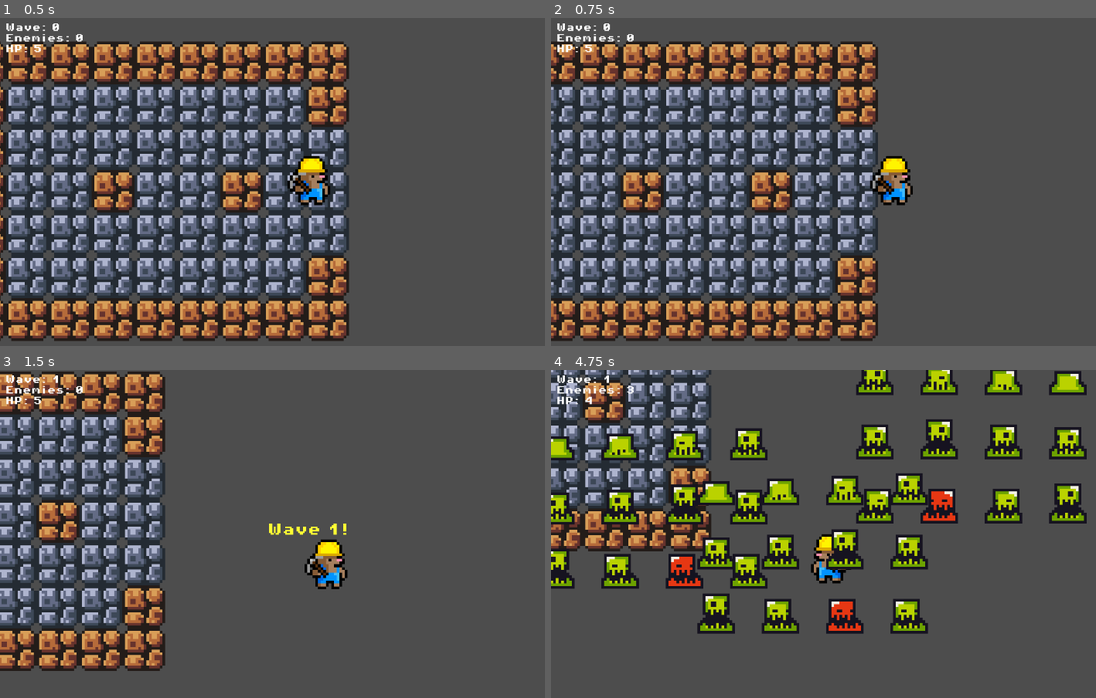
Above: before the commit, frames 1-4 (two rows, left to right).
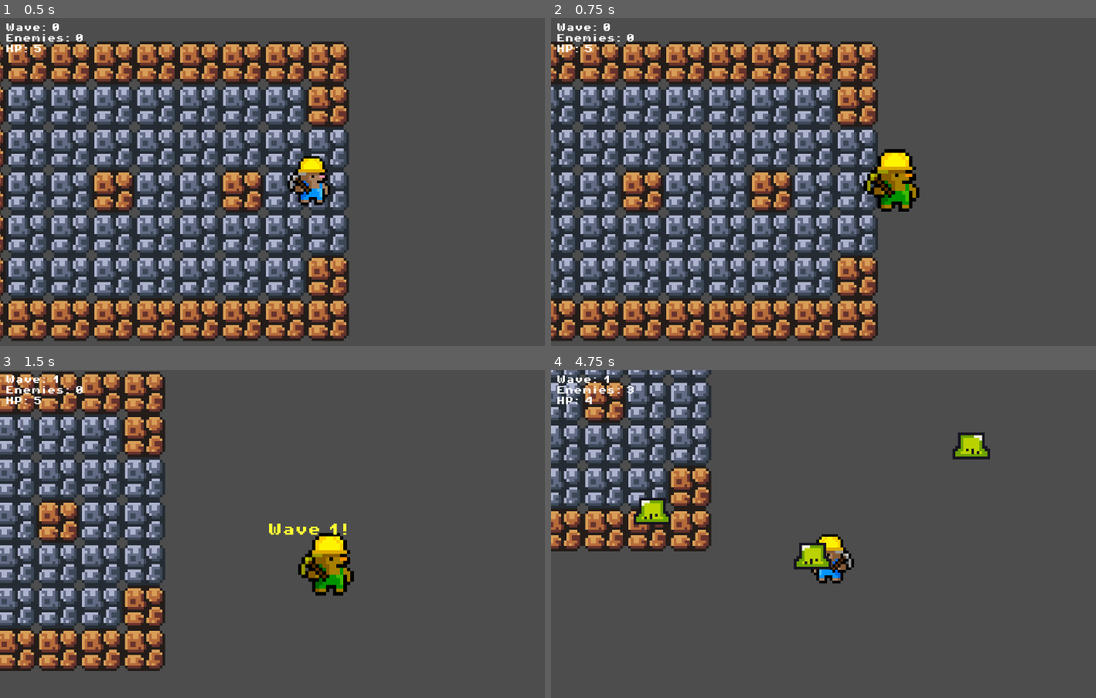
Above: after the commit, the same moments.

Repository: GerardoHuHer/Mole-miner
Game: Godot game, scene res://scenes/game.tscn
Two runs of this game, one before a commit and one after it. Both use one fixed random seed, a clock stepped at 60 frames per second and the inputs below.
Inputs:
- Up to frame 1 (0.5 s): no input
- Up to frame 2 (0.75 s): tap Enter at 0.5 s; hold Right (ui_right) from 0.53 s (still down); hold Space (attack) from 0.53 s (still down)
- Up to frame 3 (1.5 s): release Right (ui_right) at 1.28 s; release Space (attack) at 1.28 s; hold Down (ui_down) from 1.28 s (still down); tap Space (attack) at 1.35 s
- Up to frame 4 (4.75 s): release Down (ui_down) at 2.03 s; hold Right (ui_right) 2.03-2.78 s; hold Space (attack) 2.03-2.78 s; hold Up (ui_up) 2.78-3.53 s; tap Space (attack) at 2.85, 4.35 s; hold Space (attack) 3.53-4.28 s; hold Left (ui_left) from 3.53 s (still down)

Frame 1 is identical in both runs. In frame 2, 1.3% of the frame differs, in the area x 57-68%, y 40-60%; in frame 3, 1.3%; in frame 4, 20%, in the area x 0-99%, y 0-81%.

Commit message:
Fixed small bug rendering the enemy

Diff:
--- a/player.gd
+++ b/player.gd
@@ -42,6 +42,10 @@
 	can_attack = false
 	attack_shape.set_deferred("disabled", false)
 
+	# Visual feedback: flash yellow and scale up briefly
+	modulate = Color.YELLOW
+	sprite.scale = Vector2(1.3, 1.3)
+
 	# Wait one physics frame so the collision shape registers overlaps
 	await get_tree().physics_frame
 
@@ -52,6 +56,10 @@
 
 	await get_tree().create_timer(attack_duration).timeout
 	attack_shape.set_deferred("disabled", true)
+
+	# Reset visual
+	modulate = Color.WHITE
+	sprite.scale = Vector2(1.0, 1.03125)
 
 	await get_tree().create_timer(attack_cooldown).timeout
 	can_attack = true
--- a/scenes/enemy.tscn
+++ b/scenes/enemy.tscn
@@ -3,15 +3,40 @@
 [ext_resource type="Script" path="res://assets/scripts/enemy.gd" id="1_enemy"]
 [ext_resource type="Texture2D" uid="uid://cbeuw2bg5bhe2" path="res://assets/sprites/slime_green.png" id="2_slime"]
 
+[sub_resource type="AtlasTexture" id="AtlasTexture_f1"]
+atlas = ExtResource("2_slime")
+region = Rect2(0, 0, 24, 24)
+
+[sub_resource type="AtlasTexture" id="AtlasTexture_f2"]
+atlas = ExtResource("2_slime")
+region = Rect2(24, 0, 24, 24)
+
+[sub_resource type="AtlasTexture" id="AtlasTexture_f3"]
+atlas = ExtResource("2_slime")
+region = Rect2(48, 0, 24, 24)
+
+[sub_resource type="AtlasTexture" id="AtlasTexture_f4"]
+atlas = ExtResource("2_slime")
+region = Rect2(72, 0, 24, 24)
+
 [sub_resource type="SpriteFrames" id="SpriteFrames_enemy"]
 animations = [{
 "frames": [{
 "duration": 1.0,
-"texture": ExtResource("2_slime")
+"texture": SubResource("AtlasTexture_f1")
+}, {
+"duration": 1.0,
+"texture": SubResource("AtlasTexture_f2")
+}, {
+"duration": 1.0,
+"texture": SubResource("AtlasTexture_f3")
+}, {
+"duration": 1.0,
+"texture": SubResource("AtlasTexture_f4")
 }],
 "loop": true,
 "name": &"walk",
-"speed": 10.0
+"speed": 8.0
 }]
 
 [sub_resource type="CircleShape2D" id="CircleShape2D_enemy"]
